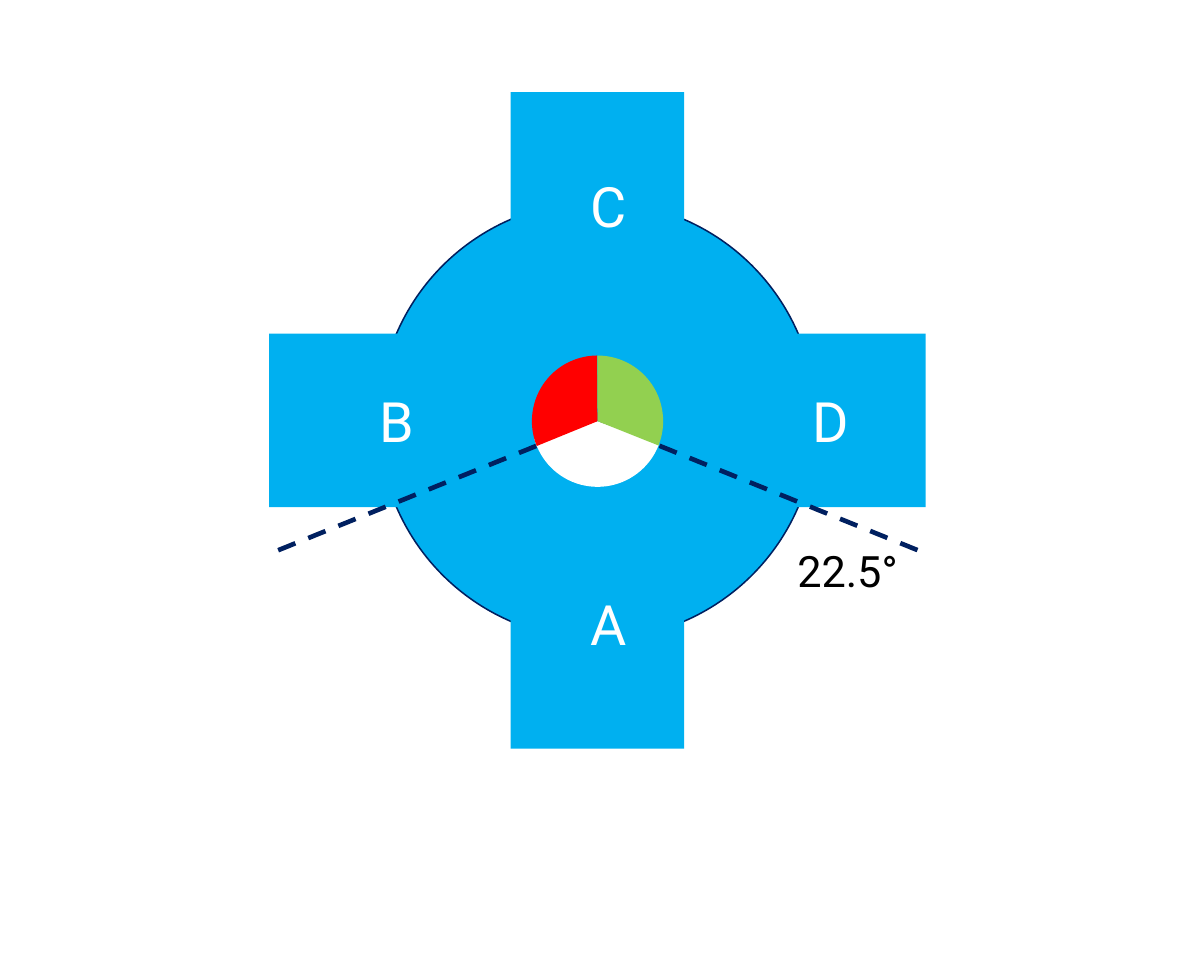
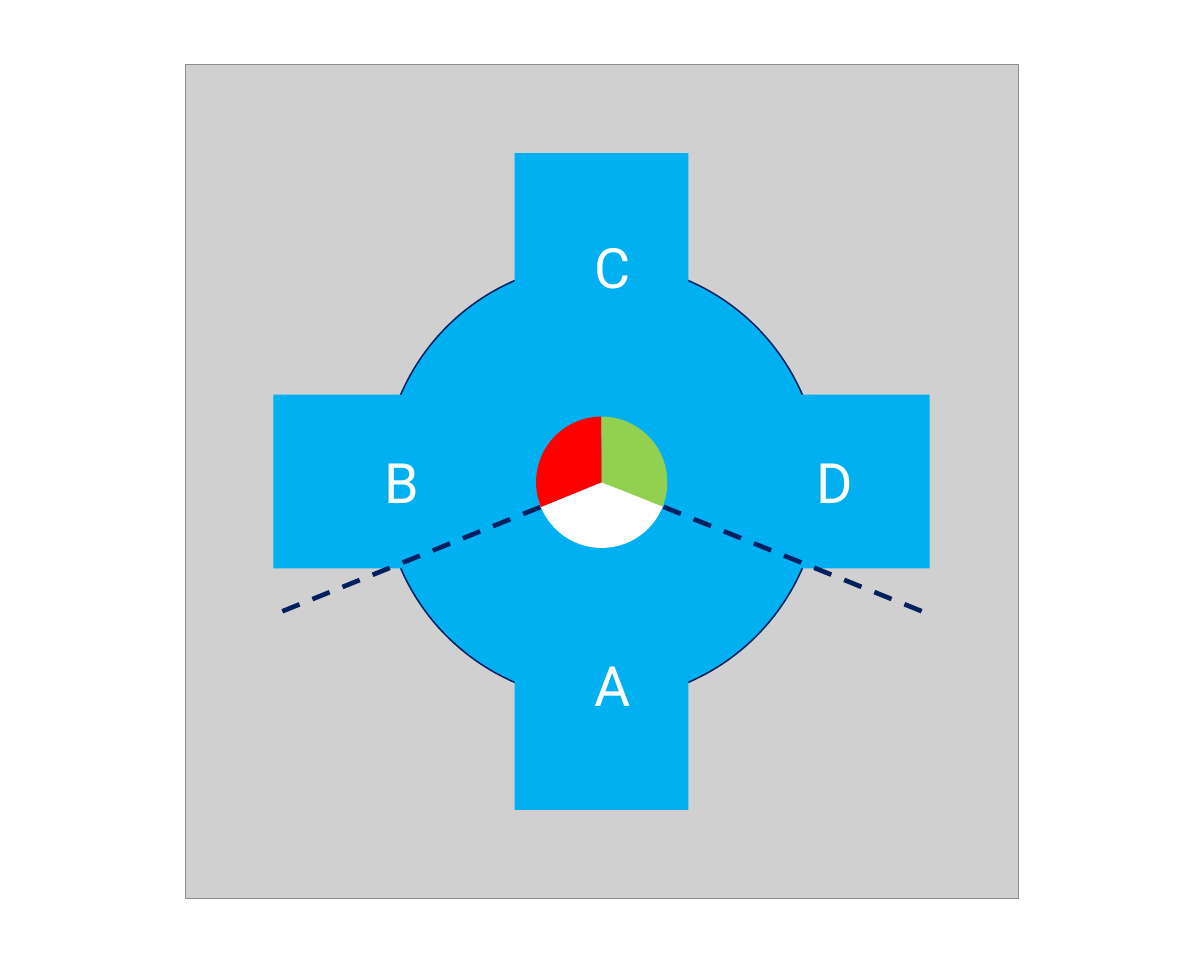
Before and after one commit to IWever/thesis, a slide deck: slide 10 of Model/Abstract model.pptx. Drawn at 1204x963 pixels with LibreOffice and Linux fonts; fonts in the diff are those of the drawing; grey boxes stand for pictures. Boxes give left, top, right and bottom in pixels: in the first picture for what was removed or moved away, otherwise in the second. Text is boxed around its words. In the diff, an @@ line names an element or a change of style, - is before the commit and + after.

```diff
--- a/Model/Abstract model.pptx
+++ b/Model/Abstract model.pptx
@@ picture added at bbox=[186, 64, 1019, 898] @@
@@ 4 texts, 3 pie slice (boxed as its full ellipse)s, 2 lines, 1 plus, 1 ellipse: place and size @@
-4 texts, 3 pie slice (boxed as its full ellipse)s, 2 lines, 1 plus, 1 ellipse at bbox=[269, 92, 926, 749]
+4 texts, 3 pie slice (boxed as its full ellipse)s, 2 lines, 1 plus, 1 ellipse at bbox=[273, 153, 931, 810]
@@ text removed at bbox=[797, 555, 897, 588] @@
-22.5°
```
Also in this commit, not shown: 1 other slide changed, 34 other files.
